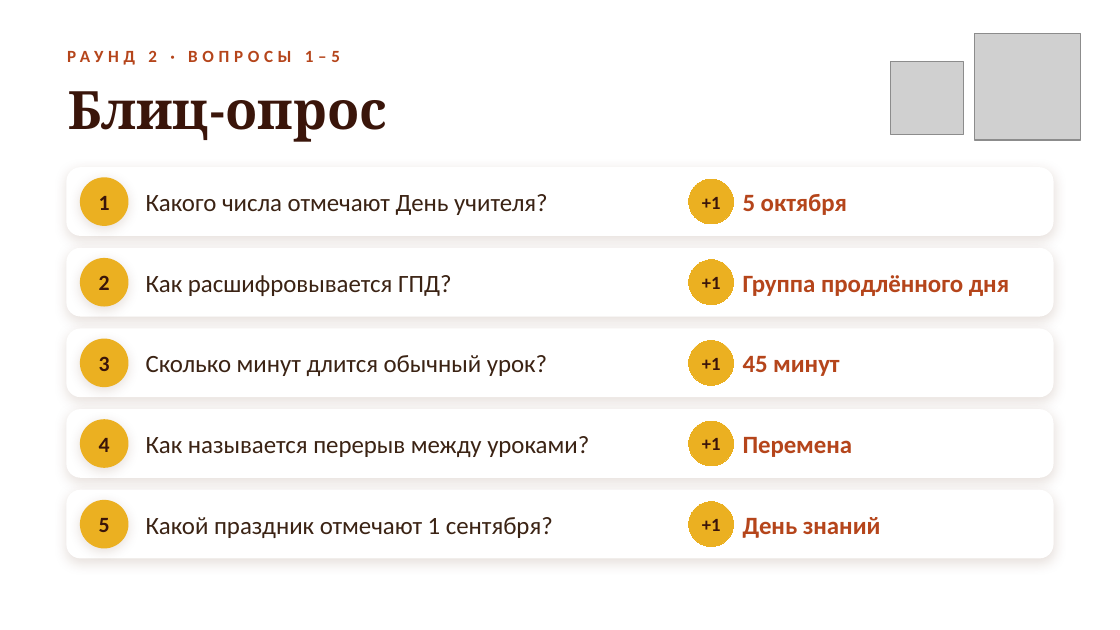
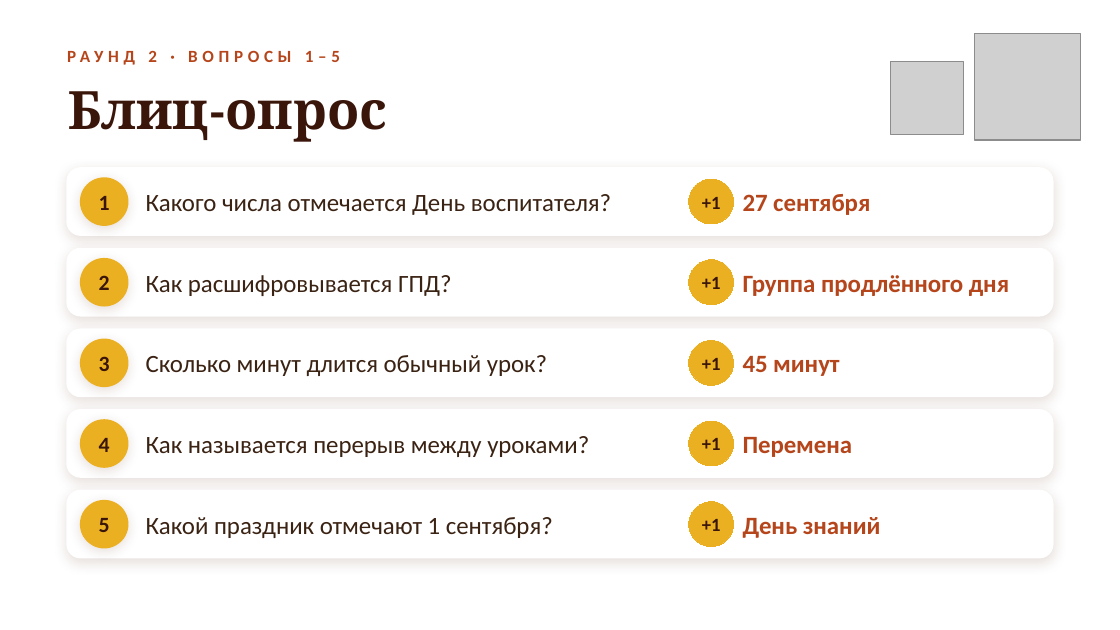
Before and after one commit to sl-himmelreich/heinrich-mario, a slide deck: slide 21 of День_воспитателя_конкурс.pptx. Drawn at 1120x630 pixels with LibreOffice and Linux fonts; fonts in the diff are those of the drawing; grey boxes stand for pictures; background and template pictures are left out. Boxes give left, top, right and bottom in pixels: in the first picture for what was removed or moved away, otherwise in the second. Text is boxed around its words. In the diff, an @@ line names an element or a change of style, - is before the commit and + after.

```diff
--- a/День_воспитателя_конкурс.pptx
+++ b/День_воспитателя_конкурс.pptx
@@ text at box(146, 194, 611, 215): text changed @@
-Какого числа отмечают День учителя?
+Какого числа отмечается День воспитателя?
@@ text at box(743, 194, 870, 215): text changed @@
-5 октября
+27 сентября
```
Also in this commit, not shown: 1 other slide changed, 1 other file.
